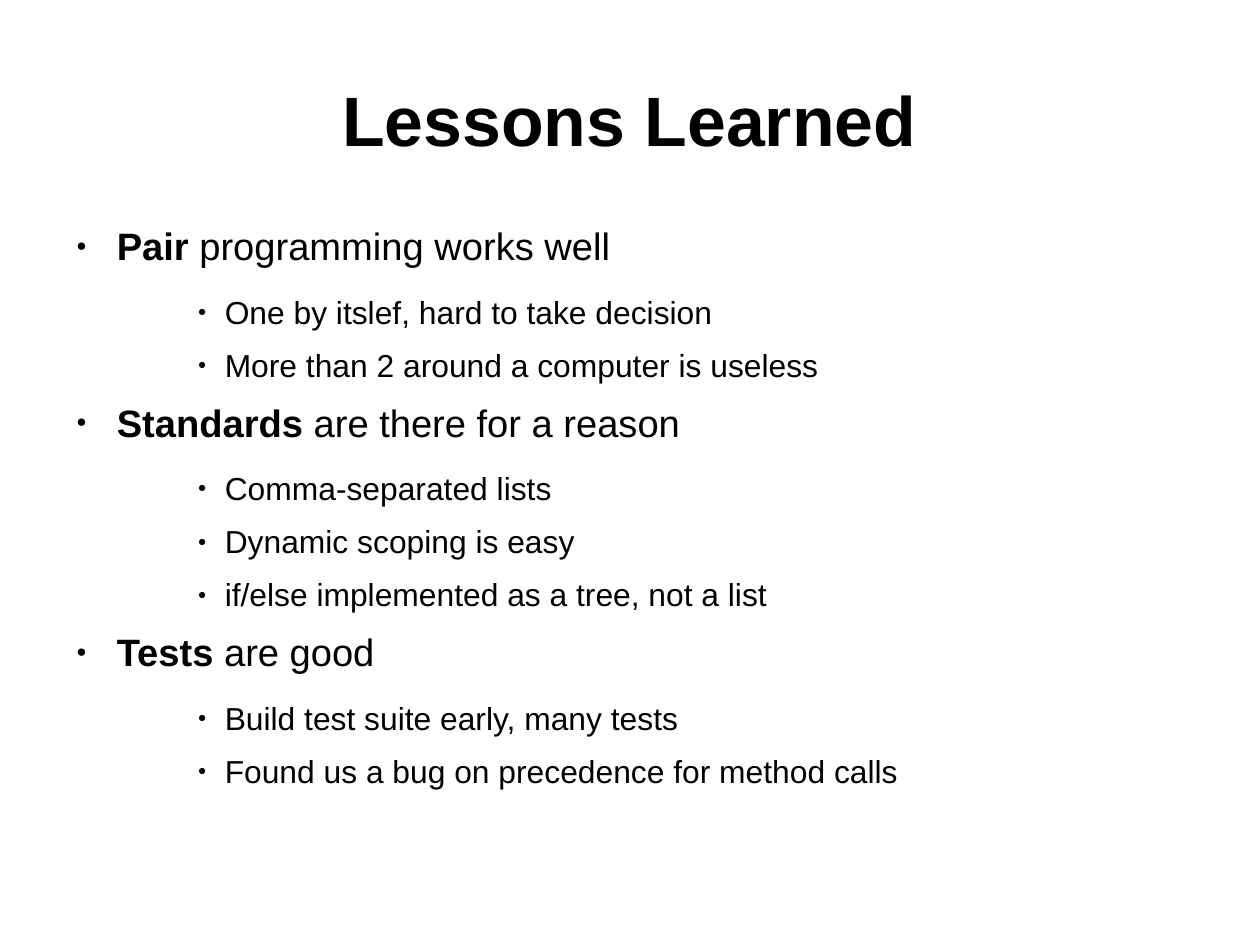
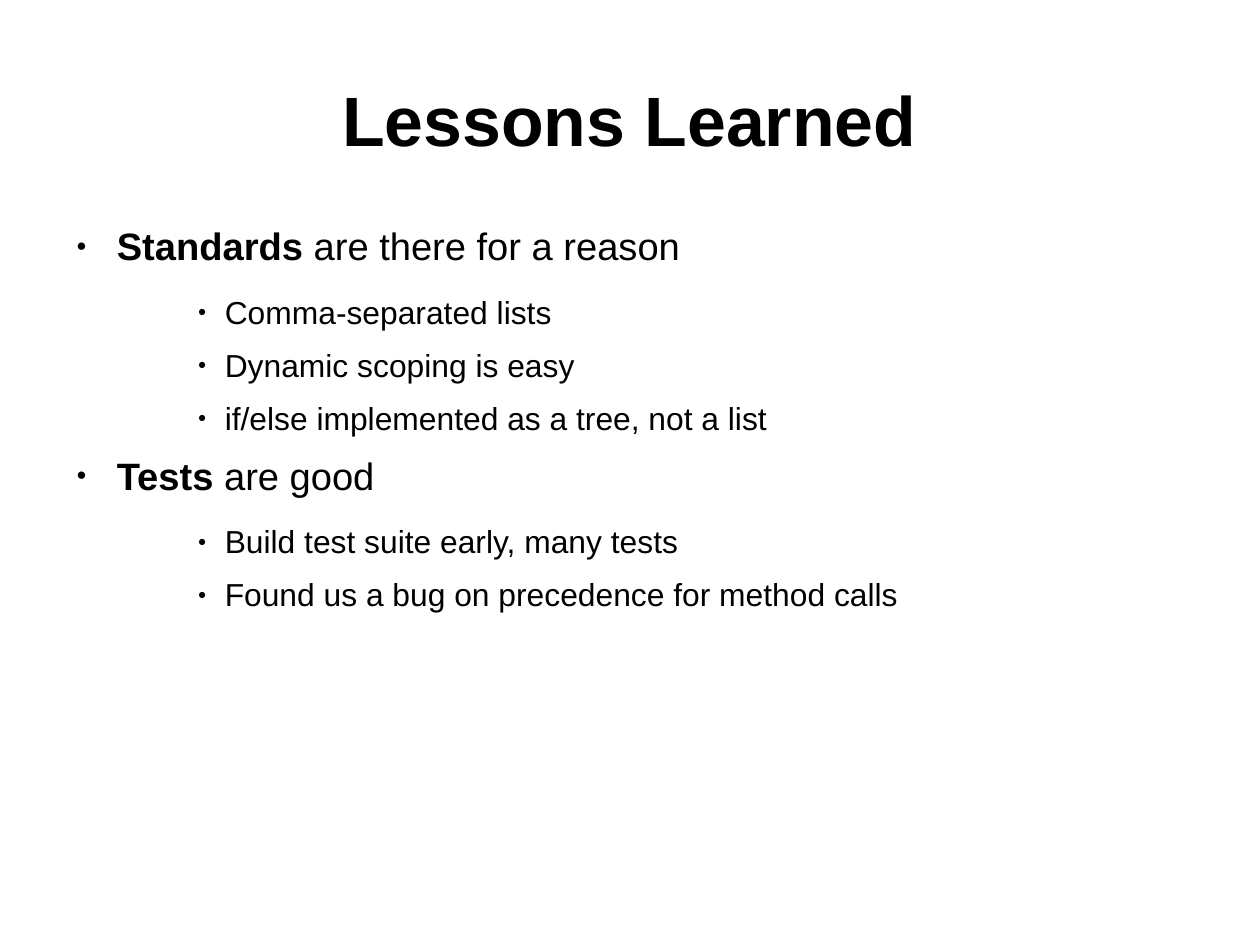
Before and after one commit to waseemilahi/drul, a slide deck: slide 1 of Presentation/Part4.ppt. Drawn at 1260x945 pixels with LibreOffice and Linux fonts; fonts in the diff are those of the drawing. Boxes give left, top, right and bottom in pixels: in the first picture for what was removed or moved away, otherwise in the second. Text is boxed around its words. In the diff, an @@ line names an element or a change of style, - is before the commit and + after.

```diff
--- a/Presentation/Part4.ppt
+++ b/Presentation/Part4.ppt
@@ text at (117, 232, 818, 383): paragraphs removed @@
-● Pair programming works well
-    ● One by itslef, hard to take decision
-    ● More than 2 around a computer is useless
```
Also in this commit, not shown: 1 other slide changed, 1 other file.
